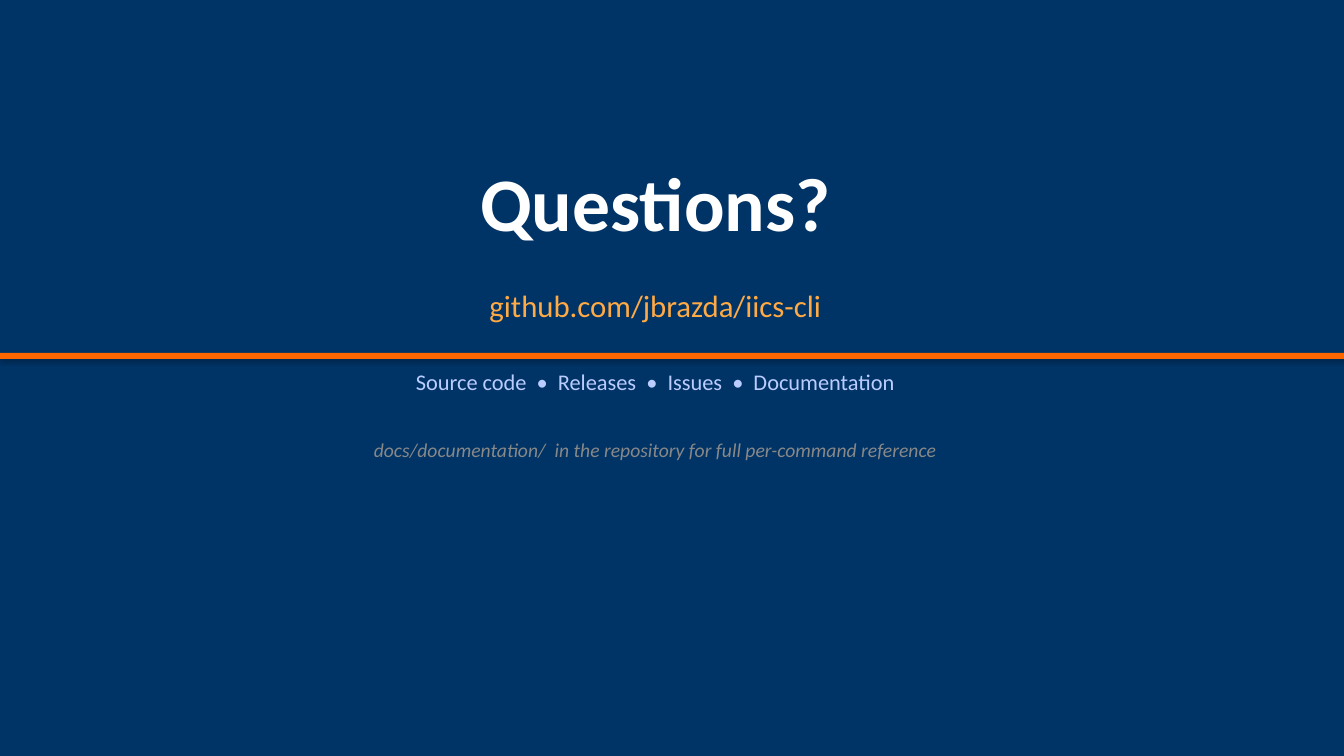
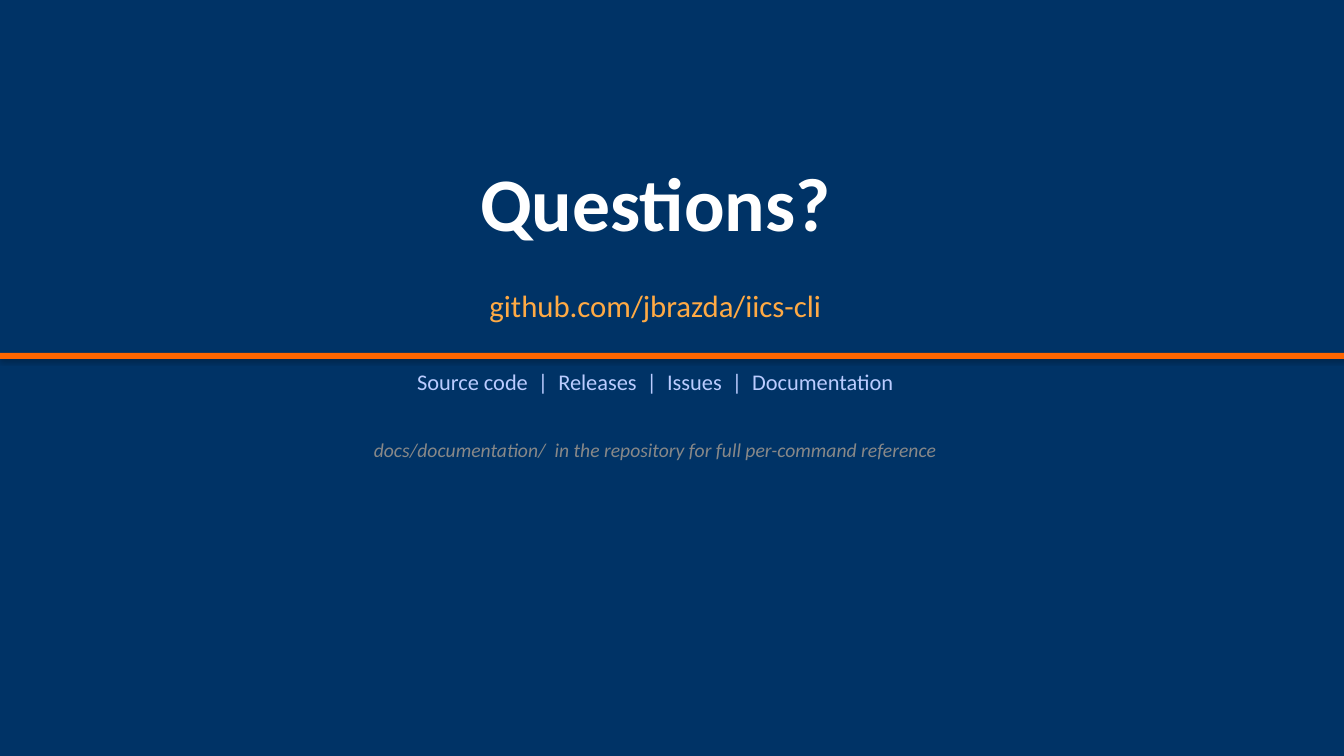
Before and after one commit to jbrazda/iics-cli, a slide deck: slide 20 of docs/documentation/iics-cli-presentation.pptx (slide 16 before the commit). Drawn at 1344x756 pixels with LibreOffice and Linux fonts; fonts in the diff are those of the drawing. Boxes give left, top, right and bottom in pixels: in the first picture for what was removed or moved away, otherwise in the second. Text is boxed around its words. In the diff, an @@ line names an element or a change of style, - is before the commit and + after.

```diff
--- a/docs/documentation/iics-cli-presentation.pptx
+++ b/docs/documentation/iics-cli-presentation.pptx
@@ text at (417,374,893,390): text changed @@
-Source code • Releases • Issues • Documentation
+Source code | Releases | Issues | Documentation
```
Also in this commit, not shown: 13 other slides changed, 4 slides added, 1 other file.
